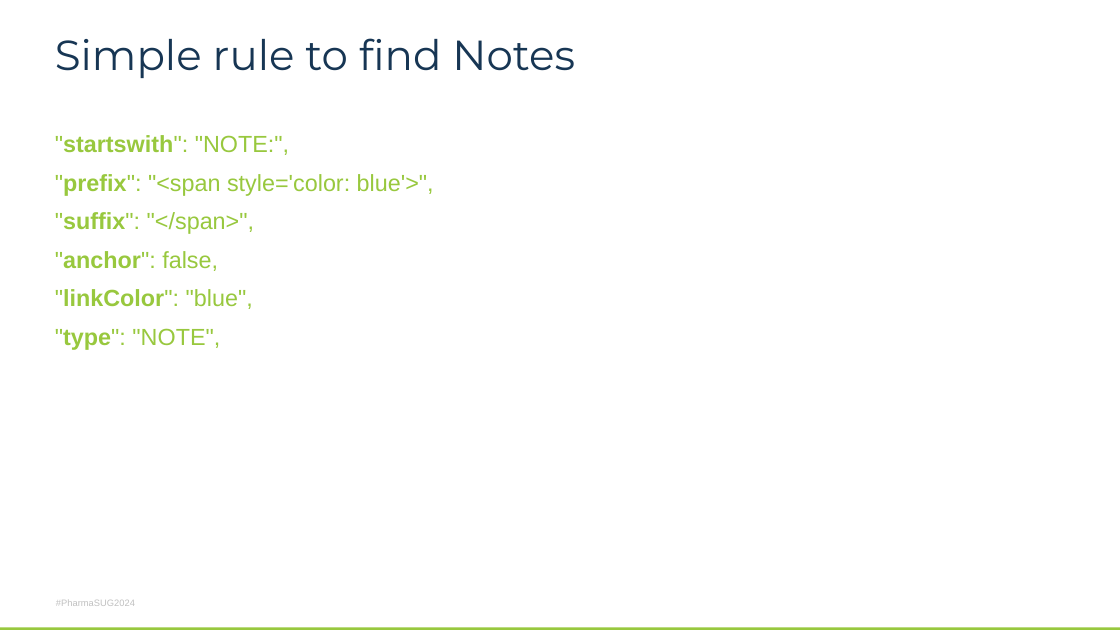
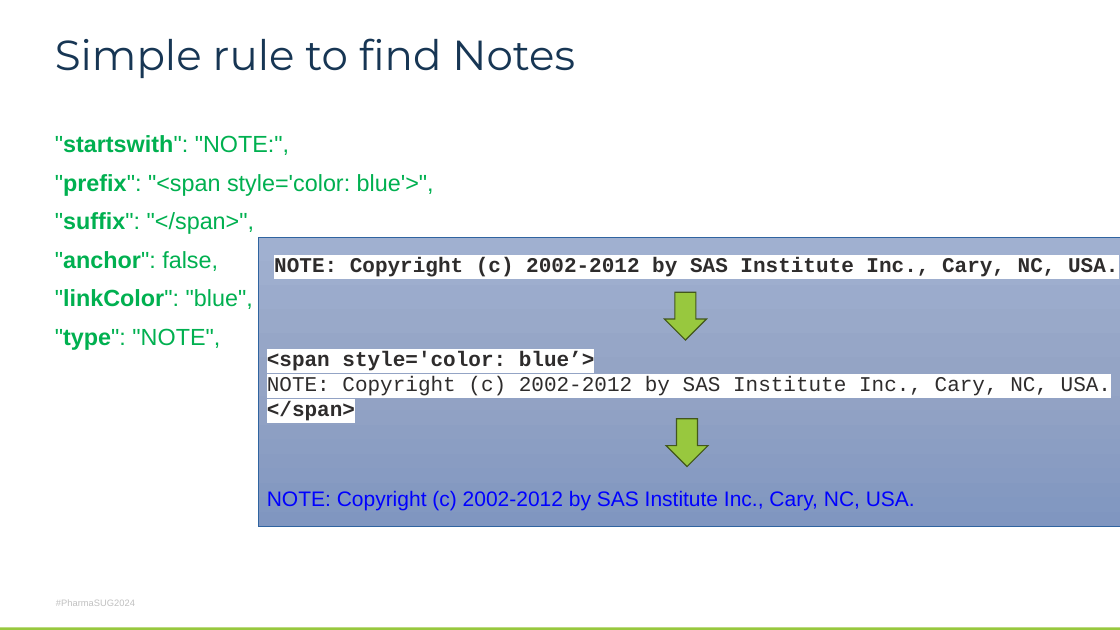
Before and after one commit to philipmason/Wood-Street-Consultants, a slide deck: slide 6 of Papers/2024/Pharmasug 2024/DS-109.pptx. Drawn at 1120x630 pixels with LibreOffice and Linux fonts; fonts in the diff are those of the drawing; background and template pictures are left out. Boxes give left, top, right and bottom in pixels: in the first picture for what was removed or moved away, otherwise in the second. Text is boxed around its words. In the diff, an @@ line names an element or a change of style, - is before the commit and + after.

```diff
--- a/Papers/2024/Pharmasug 2024/DS-109.pptx
+++ b/Papers/2024/Pharmasug 2024/DS-109.pptx
@@ text ""startswith": "NOTE:"," at [55, 135, 434, 350]: text colour #98C83E to #00B050 @@
@@ rectangle added at [259, 237, 1120, 526], fill gradient #A1B0D0 to #94A4C6 to #8096C0, outline #3064A0 0.5 pt @@
@@ text added at [274, 257, 1118, 277], 18 pt, text #2E2C2C, bold @@
+NOTE: Copyright (c) 2002-2012 by SAS Institute Inc., Cary, NC, USA.
@@ down arrow added at [665, 292, 707, 340], fill #98C83E, outline #43581B 1 pt @@
@@ text added at [267, 351, 1111, 421], 18 pt, text #2E2C2C @@
+<span style='color: blue’>
+NOTE: Copyright (c) 2002-2012 by SAS Institute Inc., Cary, NC, USA.
+</span>
@@ down arrow added at [666, 419, 708, 467], fill #98C83E, outline #43581B 1 pt @@
@@ text added at [267, 491, 915, 510], 18 pt, text #0000FF @@
+NOTE: Copyright (c) 2002-2012 by SAS Institute Inc., Cary, NC, USA.
```
Also in this commit, not shown: 10 other slides changed, 2 other files.
